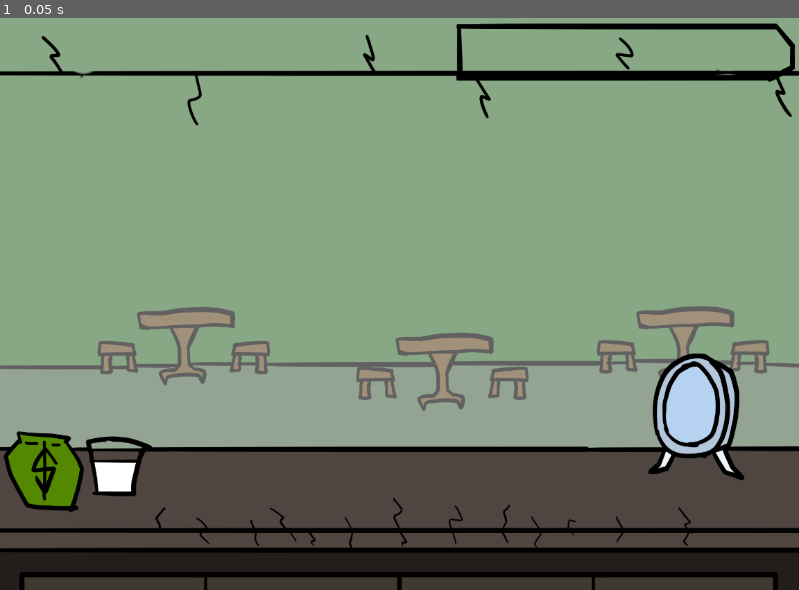
Above: before the commit, frame 1.
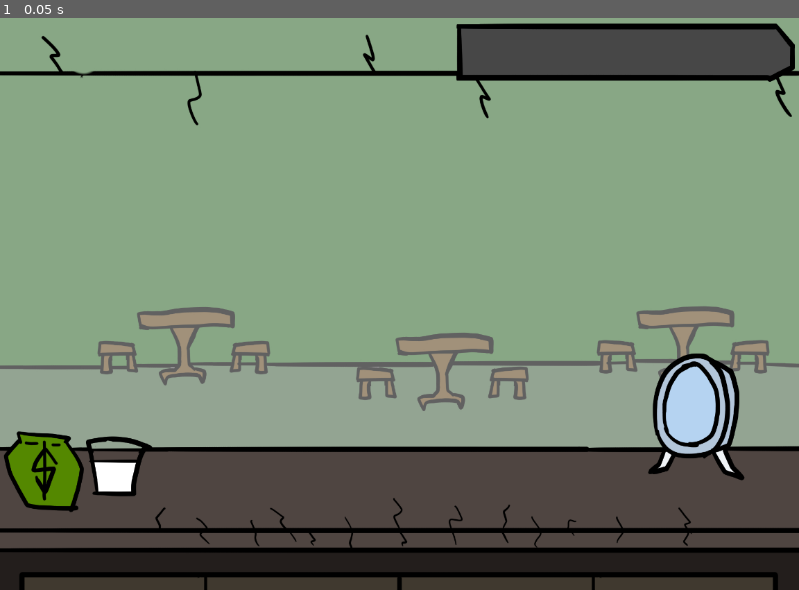
Above: after the commit, the same moment.

Repository: Yellowscar/MilkFloodV1
Game: Godot game, scene res://MainScene.tscn
The game is run twice, just before and just after one commit, with the same random seed, the same clock (stepped at 60 frames per second) and the same inputs.
Inputs:
- Up to frame 1 (0.05 s): no input

The runs differ from the first frame. In frame 1, 3.3% of the frame differs, in the area x 57-99%, y 1-11%.

Commit message:
Added some assets
Mainly UI, PoV tits, and a DummyCustomer sprite

Diff:
--- a/milk-flood-v-1/ProtoScene.tscn
+++ b/milk-flood-v-1/ProtoScene.tscn
@@ -1,12 +1,13 @@
-[gd_scene load_steps=8 format=3 uid="uid://3y3xrgxifxd3"]
+[gd_scene load_steps=9 format=3 uid="uid://3y3xrgxifxd3"]
 
-[ext_resource type="Texture2D" uid="uid://dgqr8n5xhvhwl" path="res://Yellow Resources/A) Drink Progress Bar Border.png" id="1_ppodn"]
-[ext_resource type="Texture2D" uid="uid://qtuur1tuwy4n" path="res://Yellow Resources/B) Drink Progress Bar BestMilk.png" id="2_tksw0"]
+[ext_resource type="Texture2D" uid="uid://dgqr8n5xhvhwl" path="res://Yellow Resources/Bar Sprites/A) Drink Progress Bar Border.png" id="1_ppodn"]
+[ext_resource type="Texture2D" uid="uid://qtuur1tuwy4n" path="res://Yellow Resources/Bar Sprites/B) Drink Progress Bar BestMilk.png" id="2_tksw0"]
+[ext_resource type="Texture2D" uid="uid://divf1874cummv" path="res://Yellow Resources/Bar Sprites/B) Drink Progress Bar Grey.png" id="2_tvyl3"]
 [ext_resource type="Script" uid="uid://np66p4yeti2o" path="res://DrinkBarScript.gd" id="3_fxxjl"]
-[ext_resource type="Texture2D" uid="uid://v3r4q4aylomo" path="res://Yellow Resources/B) Drink Progress Bar Milk.png" id="4_ausb0"]
-[ext_resource type="Texture2D" uid="uid://c7beh20mso2s1" path="res://Yellow Resources/B) Drink Progress Bar Beer.png" id="5_tvyl3"]
-[ext_resource type="Texture2D" uid="uid://cro1u2w7w3i57" path="res://Yellow Resources/B) Drink Progress Bar Rootbeer.png" id="6_wh3a7"]
-[ext_resource type="Texture2D" uid="uid://bkvb6xxw63rsy" path="res://Yellow Resources/B) Drink Progress Bar Water.png" id="7_i2ayp"]
+[ext_resource type="Texture2D" uid="uid://v3r4q4aylomo" path="res://Yellow Resources/Bar Sprites/B) Drink Progress Bar Milk.png" id="4_ausb0"]
+[ext_resource type="Texture2D" uid="uid://c7beh20mso2s1" path="res://Yellow Resources/Bar Sprites/B) Drink Progress Bar Beer.png" id="5_tvyl3"]
+[ext_resource type="Texture2D" uid="uid://cro1u2w7w3i57" path="res://Yellow Resources/Bar Sprites/B) Drink Progress Bar Rootbeer.png" id="6_wh3a7"]
+[ext_resource type="Texture2D" uid="uid://bkvb6xxw63rsy" path="res://Yellow Resources/Bar Sprites/B) Drink Progress Bar Water.png" id="7_i2ayp"]
 
 [node name="Node2D" type="Node2D"]
 
@@ -23,8 +24,8 @@
 offset_top = 9.580839
 offset_right = 1373.0239
 offset_bottom = 109.58084
-value = 23.0
 rounded = true
+texture_under = ExtResource("2_tvyl3")
 texture_over = ExtResource("1_ppodn")
 texture_progress = ExtResource("7_i2ayp")
 
@@ -34,7 +35,6 @@
 offset_top = 9.580839
 offset_right = 1373.0239
 offset_bottom = 109.58084
-value = 41.0
 rounded = true
 texture_over = ExtResource("1_ppodn")
 texture_progress = ExtResource("6_wh3a7")
@@ -45,7 +45,6 @@
 offset_top = 9.580839
 offset_right = 1373.0239
 offset_bottom = 109.58084
-value = 57.0
 rounded = true
 texture_over = ExtResource("1_ppodn")
 texture_progress = ExtResource("5_tvyl3")
@@ -56,7 +55,6 @@
 offset_top = 9.580839
 offset_right = 1373.0239
 offset_bottom = 109.58084
-value = 70.0
 rounded = true
 texture_over = ExtResource("1_ppodn")
 texture_progress = ExtResource("4_ausb0")
@@ -67,7 +65,6 @@
 offset_top = 9.580839
 offset_right = 1373.0239
 offset_bottom = 109.58084
-value = 90.0
 rounded = true
 texture_over = ExtResource("1_ppodn")
 texture_progress = ExtResource("2_tksw0")
Binary file added: milk-flood-v-1/Yellow Resources/Bar Sprites/A) Drink Progress Bar Border.png
Not shown, added: milk-flood-v-1/Yellow Resources/Bar Sprites/A) Drink Progress Bar Border.png.import
Binary file added: milk-flood-v-1/Yellow Resources/Bar Sprites/B) Drink Progress Bar Beer.png
Not shown, added: milk-flood-v-1/Yellow Resources/Bar Sprites/B) Drink Progress Bar Beer.png.import
Binary file added: milk-flood-v-1/Yellow Resources/Bar Sprites/B) Drink Progress Bar BestMilk.png
Not shown, added: milk-flood-v-1/Yellow Resources/Bar Sprites/B) Drink Progress Bar BestMilk.png.import
Binary file added: milk-flood-v-1/Yellow Resources/Bar Sprites/B) Drink Progress Bar Grey.png
Not shown, added: milk-flood-v-1/Yellow Resources/Bar Sprites/B) Drink Progress Bar Grey.png.import
Binary file added: milk-flood-v-1/Yellow Resources/Bar Sprites/B) Drink Progress Bar Milk.png
Not shown, added: milk-flood-v-1/Yellow Resources/Bar Sprites/B) Drink Progress Bar Milk.png.import
Binary file added: milk-flood-v-1/Yellow Resources/Bar Sprites/B) Drink Progress Bar Rootbeer.png
Not shown, added: milk-flood-v-1/Yellow Resources/Bar Sprites/B) Drink Progress Bar Rootbeer.png.import
(and 28 more such lines)
